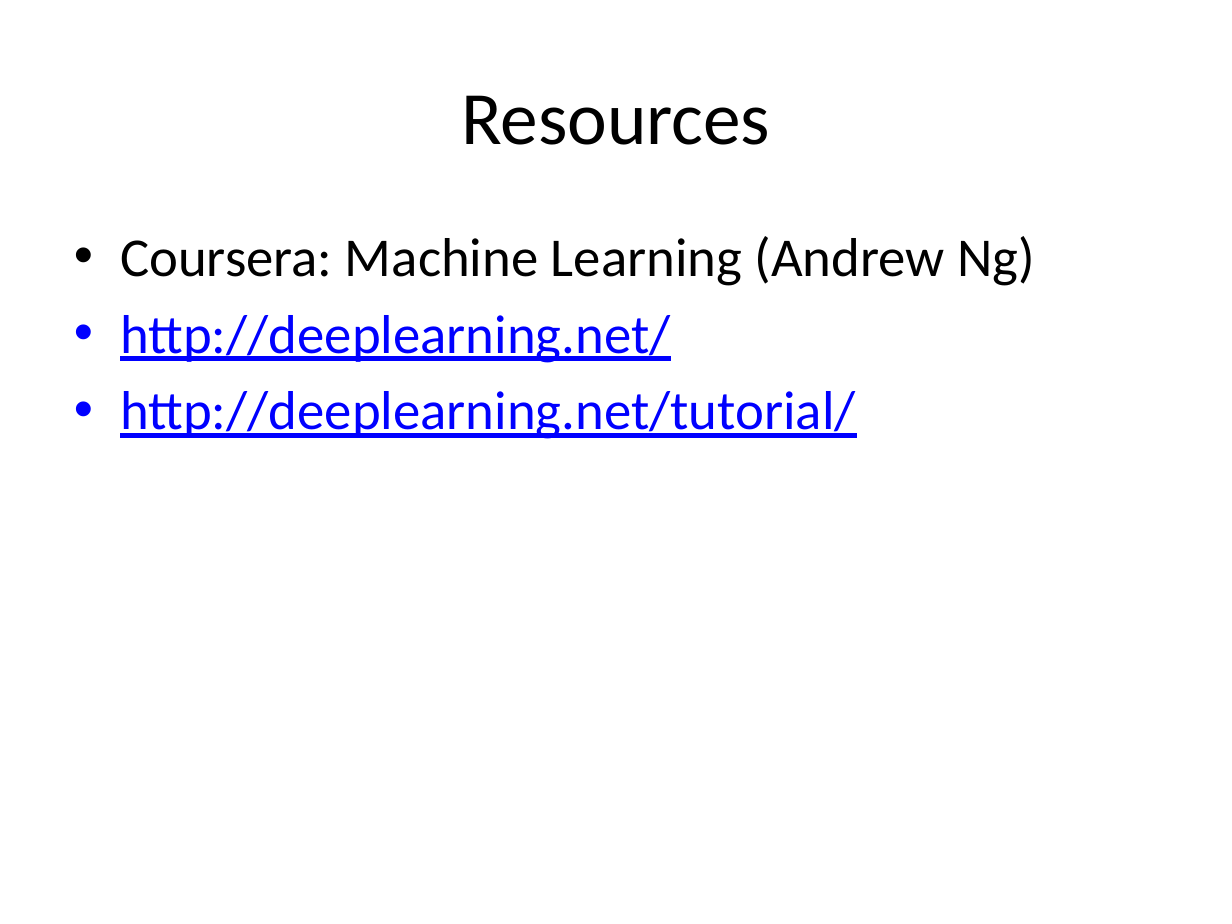
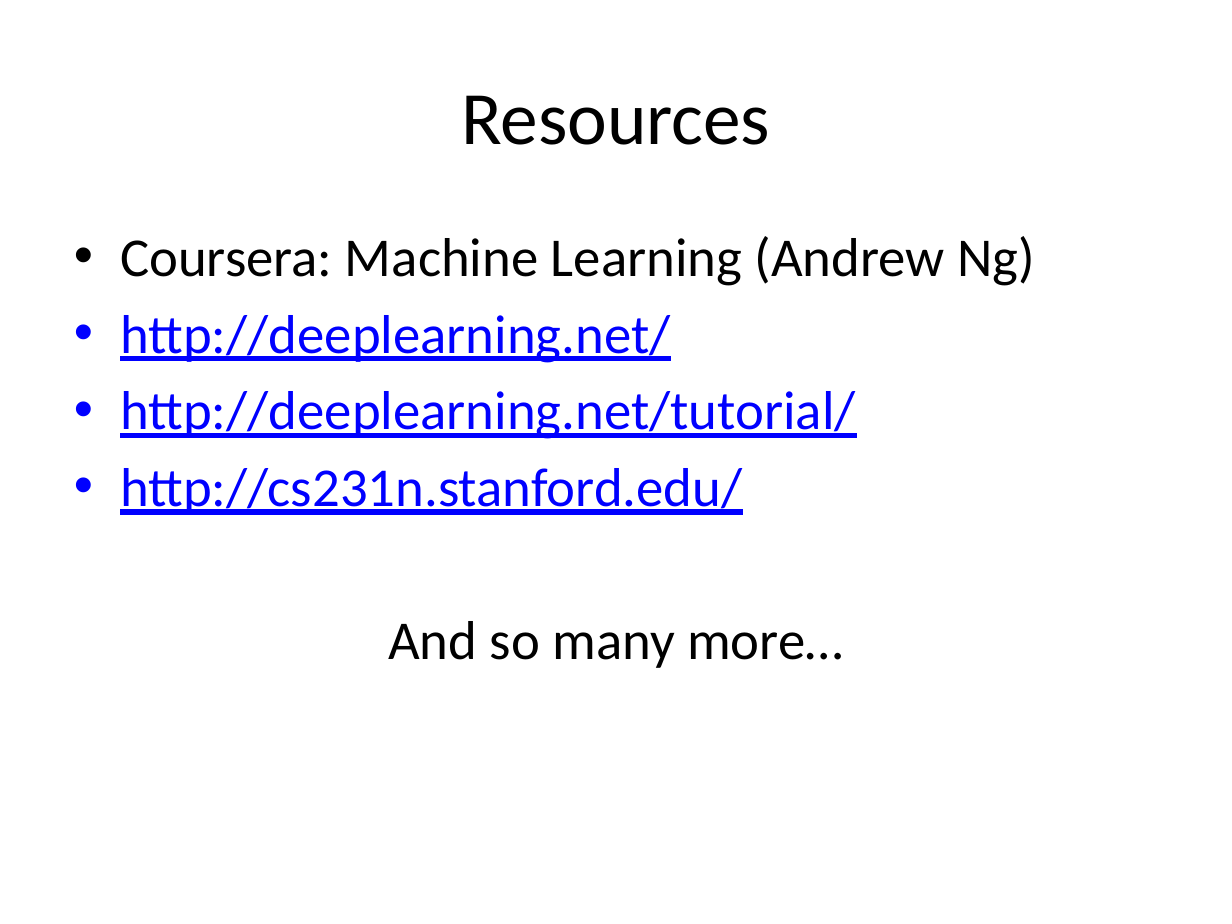
Before and after one commit to dlacombejr/MPCR_demo, a slide deck: slide 31 of aNN_presentation.pptx (slide 22 before the commit). Drawn at 1232x924 pixels with LibreOffice and Linux fonts; fonts in the diff are those of the drawing. Boxes give left, top, right and bottom in pixels: in the first picture for what was removed or moved away, otherwise in the second. Text is boxed around its words. In the diff, an @@ line names an element or a change of style, - is before the commit and + after.

```diff
--- a/aNN_presentation.pptx
+++ b/aNN_presentation.pptx
@@ text at (x1=120, y1=468, x2=843, y2=668): paragraphs added @@
+• http://cs231n.stanford.edu/
+And so many more…
```
Also in this commit, not shown: 12 other slides changed, 9 slides added, 3 other files.
